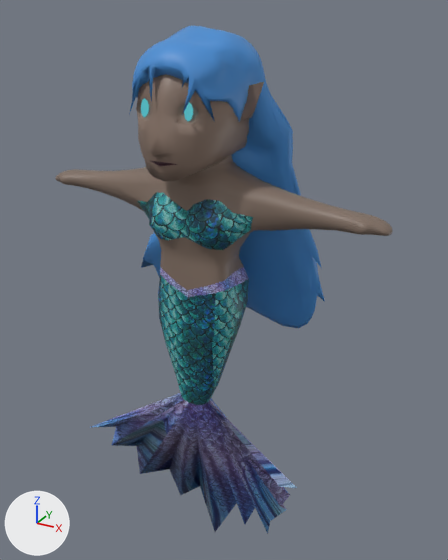
An edit to the Blender file game/characters/creature/Creatures/Sirena/Sirena.blend, drawn before and after from the same camera.
Before and after are seen from a camera (50 mm lens) standing at (2.465, -4.252, 3.272) and looking at (0.046, 0.146, 1.073). Lighting does not change. The marker at lower left points along +X, +Y and +Z.

Names of what the first picture shows: 'body', 'hair', 'head'.
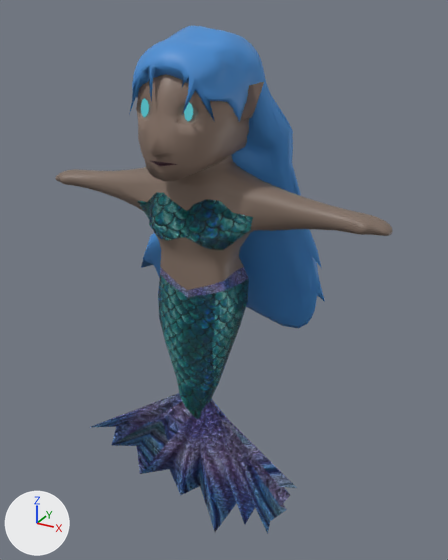
What changed in the scene script:
```text
Change mat_legtail:
    where n0 = _N.new('ShaderNodeBsdfPrincipled'); n0.name = 'Principled BSDF'
    add n0.inputs[1].default_value = 0.186  # 'Metallic'
    add n0.inputs[2].default_value = 0.355  # 'Roughness'
    add n0.inputs[13].default_value = 0.45  # 'Specular IOR Level'
    add n3 = _N.new('ShaderNodeDisplacement'); n3.name = 'Displacement'
    add n3.inputs[2].default_value = 1.0  # 'Scale'
    where n1 = _N.new('ShaderNodeOutputMaterial'); n1.name = 'Material Output'
    where n2 = _N.new('ShaderNodeTexImage'); n2.name = 'Image Texture'
    add _L.new(n3.outputs[0], n1.inputs[2])  # 'Displacement' to 'Displacement'
    add _L.new(n2.outputs[0], n3.inputs[0])  # 'Color' to 'Height'
Change mat_lastt:
    where n0 = _N.new('ShaderNodeBsdfPrincipled'); n0.name = 'Principled BSDF'
    add n0.inputs[1].default_value = 0.309  # 'Metallic'
    add n0.inputs[2].default_value = 0.532  # 'Roughness'
    add n0.inputs[13].default_value = 0.555  # 'Specular IOR Level'
    add n3 = _N.new('ShaderNodeDisplacement'); n3.name = 'Displacement'
    add n3.inputs[2].default_value = 2.0  # 'Scale'
    where n1 = _N.new('ShaderNodeOutputMaterial'); n1.name = 'Material Output'
    where n2 = _N.new('ShaderNodeTexImage'); n2.name = 'Image Texture'
    add _L.new(n3.outputs[0], n1.inputs[2])  # 'Displacement' to 'Displacement'
    add _L.new(n2.outputs[0], n3.inputs[0])  # 'Color' to 'Height'
Change me_cube_004:
    where me_cube_004.from_pydata(...)  # 1177 vertices, 1179 faces; spans x -6.3..6.4, y -1.8..1.5, z -17.5..0.9
    used by ob_body; location = (0.007, -0.123, 2.304); scale = (0.238, 0.238, 0.238)
    me_cube_004 part 1
    me_cube_004.vertices[1144].co: (-0.6, -0.9, -9.3) -> (-0.6, -0.9, -9.3)  # pixel (181, 395) -> pixel (179, 395)
    me_cube_004.vertices[1148].co: (0.2, -1.0, -9.4) -> (0.1, -0.7, -10.2)  # pixel (196, 404) -> pixel (199, 417)
    me_cube_004.vertices[1149].co: (-0.3, -1.0, -9.4) -> (-0.3, -0.9, -9.8)  # pixel (186, 401) -> pixel (186, 407)
    me_cube_004.vertices[1150].co: (0.4, -0.9, -9.3) -> (0.5, -0.9, -9.4)  # pixel (203, 404) -> pixel (204, 406)
    me_cube_004.vertices[1151].co: (0.3, -0.9, -9.4) -> (0.4, -0.9, -9.6)  # pixel (201, 404) -> pixel (202, 409)
    me_cube_004.vertices[1152].co: (0.3, -1.0, -9.4) -> (0.2, -0.8, -9.9)  # pixel (198, 405) -> pixel (201, 413)
    me_cube_004.vertices[1153].co: (0.1, -1.0, -9.4) -> (0.0, -0.6, -10.3)  # pixel (194, 404) -> pixel (197, 418)
    me_cube_004.vertices[1154].co: (0.0, -1.0, -9.4) -> (-0.1, -0.7, -10.3)  # pixel (191, 403) -> pixel (195, 417)
    me_cube_004.vertices[1155].co: (-0.2, -1.0, -9.4) -> (-0.2, -0.7, -10.1)  # pixel (189, 402) -> pixel (192, 414)
    me_cube_004.vertices[1156].co: (-0.4, -1.0, -9.3) -> (-0.5, -1.0, -9.5)  # pixel (184, 399) -> pixel (182, 401)
    me_cube_004.vertices[1157].co: (-0.5, -0.9, -9.3) -> (-0.6, -0.9, -9.4)  # pixel (182, 397) -> pixel (180, 398)
```

Boxes (x1, y1, x2, y2) around the edits, measured in the pictures (448 x 560 px; the box of a moved part takes in the faces that stretch with it):
'body', recoloured, reshaped
    both: (55, 155, 393, 534)
part 1 of me_cube_004, moved or reshaped
    both: (91, 380, 255, 532)
